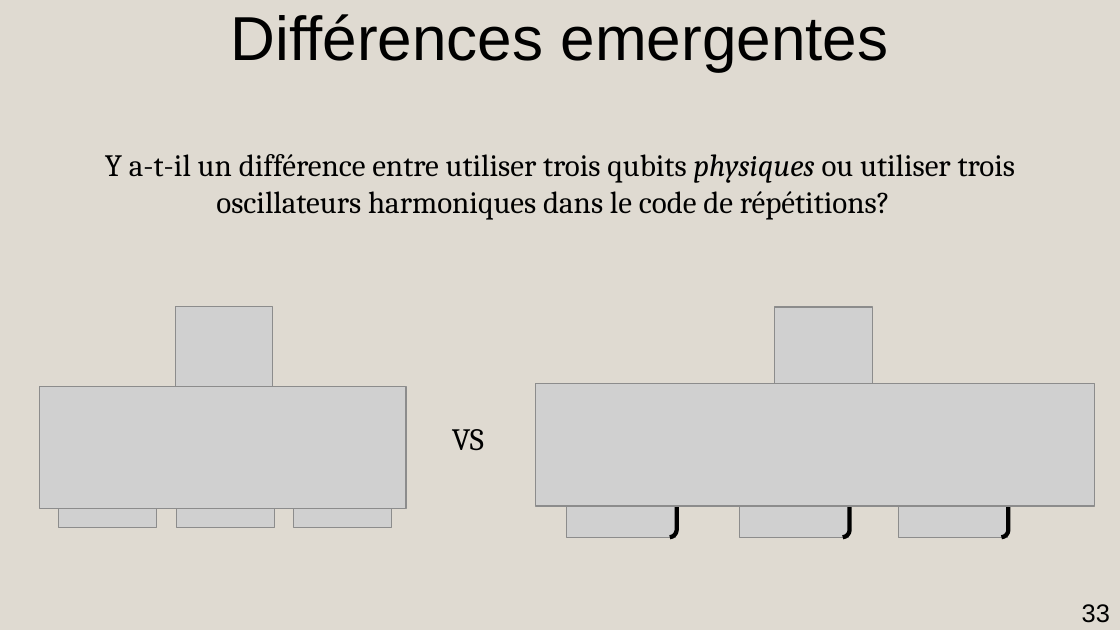
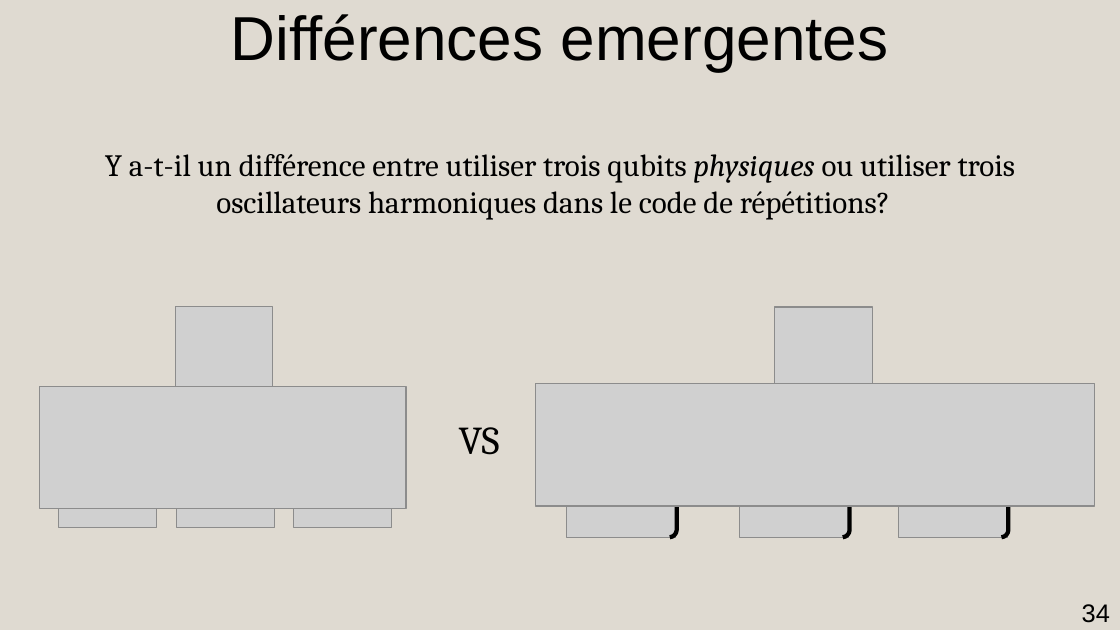
Before and after one commit to AmdaU/presentations, a slide deck: slide 34 of Seminaire/Seminaire.odp (slide 33 before the commit). Drawn at 1120x630 pixels with LibreOffice and Linux fonts; fonts in the diff are those of the drawing; grey boxes stand for pictures. Boxes give left, top, right and bottom in pixels: in the first picture for what was removed or moved away, otherwise in the second. Text is boxed around its words. In the diff, an @@ line names an element or a change of style, - is before the commit and + after.

```diff
--- a/Seminaire/Seminaire.odp
+++ b/Seminaire/Seminaire.odp
@@ title "VS": place and size @@
-title "VS" at [452, 429, 484, 451]
+title "VS" at [459, 427, 500, 455]
@@ title "VS" at [459, 427, 500, 455]: size 22 to 28 pt @@
@@ page number at [1082, 604, 1110, 623]: text changed @@
-33
+34
```
Also in this commit, not shown: 9 other slides changed, 1 slide added, 1 other file.
